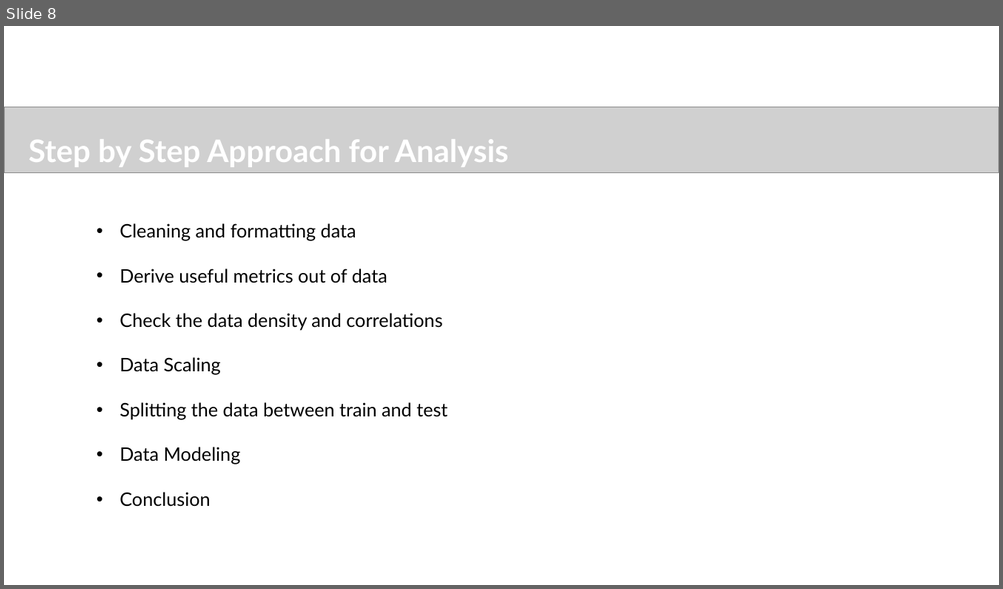
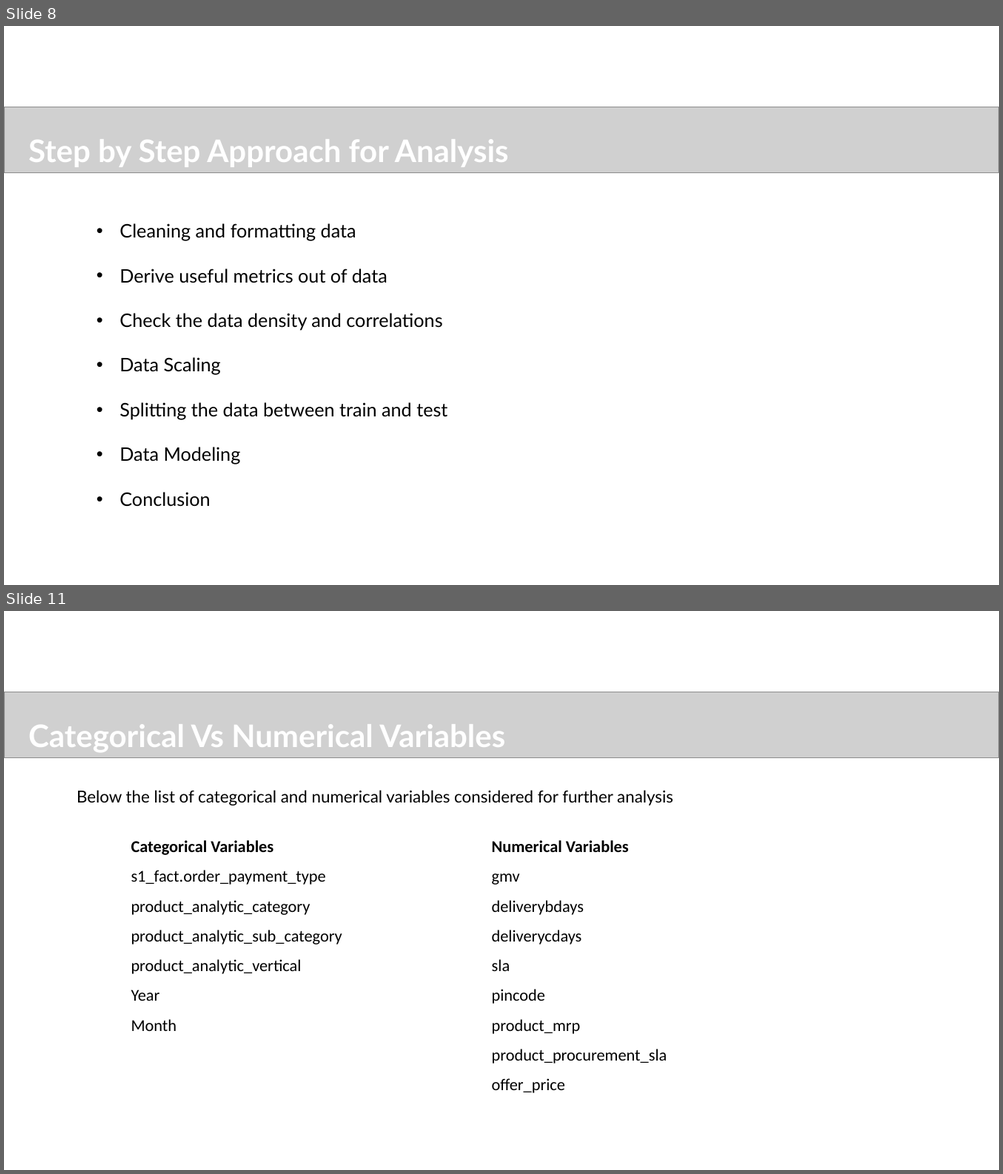
Before and after one commit to sureshballa/data-science-projects, a slide deck: Capstone Project/Ecommerce_Capstone_Project.pptx. Shown one above the other, each under a label of ours: slide 8 before the commit, slides 8 and 11 after it; the slides between them are not shown. The pictures are 1003x589 and 1003x1174 pixels, drawn with LibreOffice and Linux fonts; fonts in the diff are those of the drawing; grey boxes stand for pictures; background and template pictures are left out. Boxes give left, top, right and bottom in pixels: in the first picture for what was removed or moved away, otherwise in the second. Text is boxed around its words. In the diff, an @@ line names an element or a change of style, - is before the commit and + after.

```diff
--- a/Capstone Project/Ecommerce_Capstone_Project.pptx
+++ b/Capstone Project/Ecommerce_Capstone_Project.pptx
@@ slide 11 added at (x1=4, y1=611, x2=999, y2=1170), background #FFFFFF @@
@@ picture added at (x1=4, y1=692, x2=999, y2=758) @@
@@ text added at (x1=28, y1=724, x2=505, y2=752), 30 pt, text #FFFFFF, bold @@
+Categorical Vs Numerical Variables
@@ text added at (x1=77, y1=790, x2=673, y2=806), 16 pt, text #000000 @@
+  Below the list of categorical and numerical variables considered for further analysis
@@ text added at (x1=131, y1=840, x2=342, y2=1031), 16 pt, text #000000 @@
+Categorical Variables
+s1_fact.order_payment_type
+product_analytic_category
+product_analytic_sub_category
+product_analytic_vertical
+Year
+Month
@@ text added at (x1=492, y1=840, x2=667, y2=1093), 16 pt, text #000000 @@
+Numerical Variables
+gmv
+deliverybdays
+deliverycdays
+sla
+pincode
+product_mrp
+product_procurement_sla
+offer_price
```
Also in this commit, not shown: 4 slides changed, 7 other slides added, 1 slide removed.
